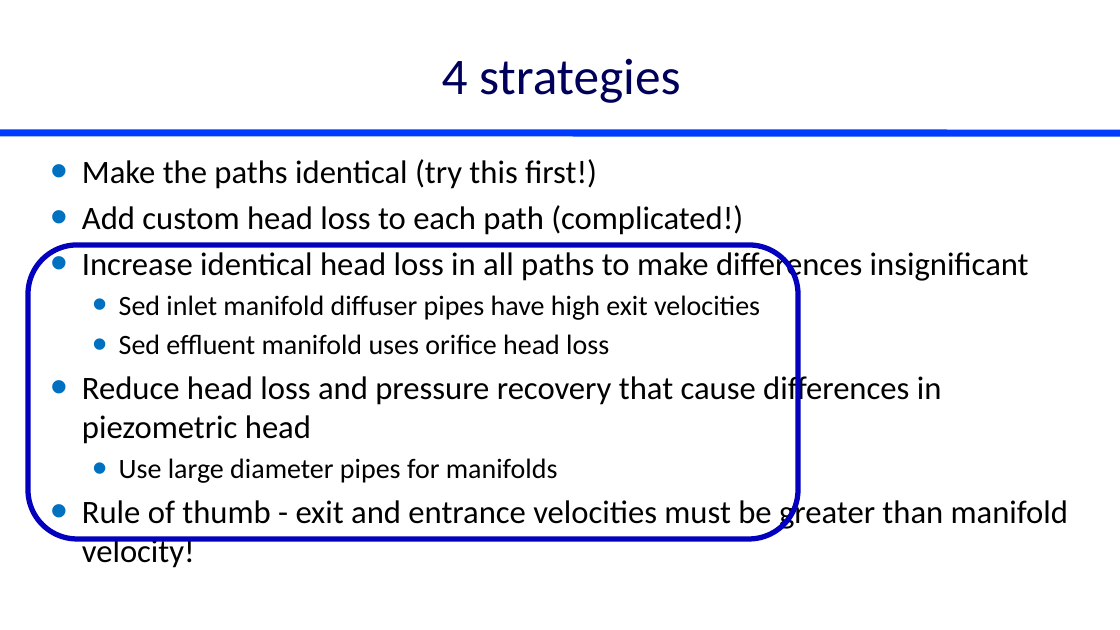
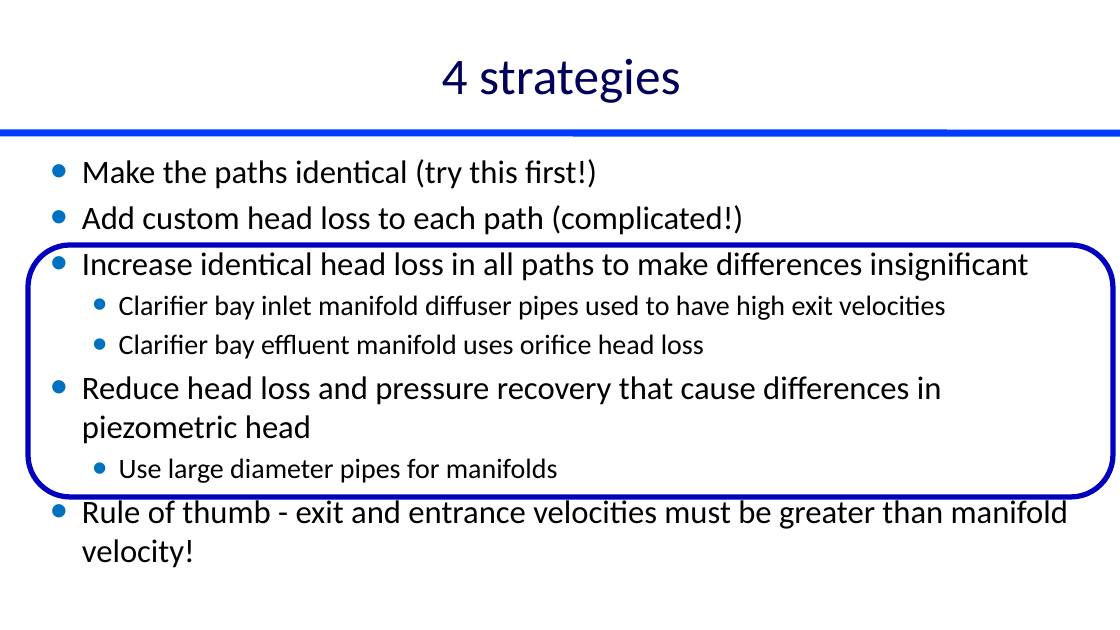
Before and after one commit to monroews/CEE4520Lectures, a slide deck: slide 10 of Manifolds.pptx (slide 13 before the commit). Drawn at 1120x630 pixels with LibreOffice and Linux fonts; fonts in the diff are those of the drawing. Boxes give left, top, right and bottom in pixels: in the first picture for what was removed or moved away, otherwise in the second. Text is boxed around its words. In the diff, an @@ line names an element or a change of style, - is before the commit and + after.

```diff
--- a/Manifolds.pptx
+++ b/Manifolds.pptx
@@ rounded rectangle: place and size @@
-rounded rectangle at bbox=[28, 245, 798, 539]
+rounded rectangle at bbox=[28, 245, 1113, 497]
@@ text at bbox=[119, 295, 945, 359]: text changed @@
-  • Sed inlet manifold diffuser pipes have high exit velocities
-  • Sed effluent manifold uses orifice head loss
+  • Clarifier bay inlet manifold diffuser pipes used to have high exit velocities
+  • Clarifier bay effluent manifold uses orifice head loss
```
Also in this commit, not shown: 5 other slides changed, 1 slide added, 4 slides removed.
